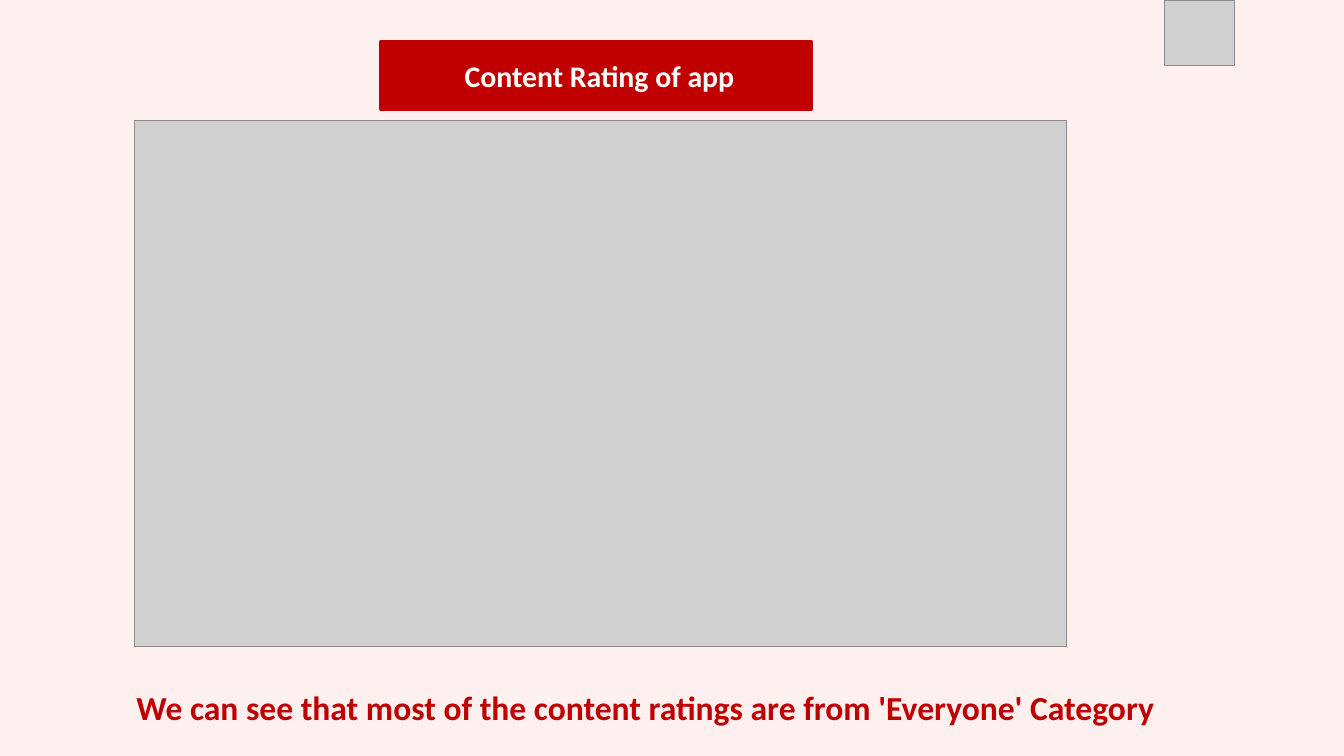
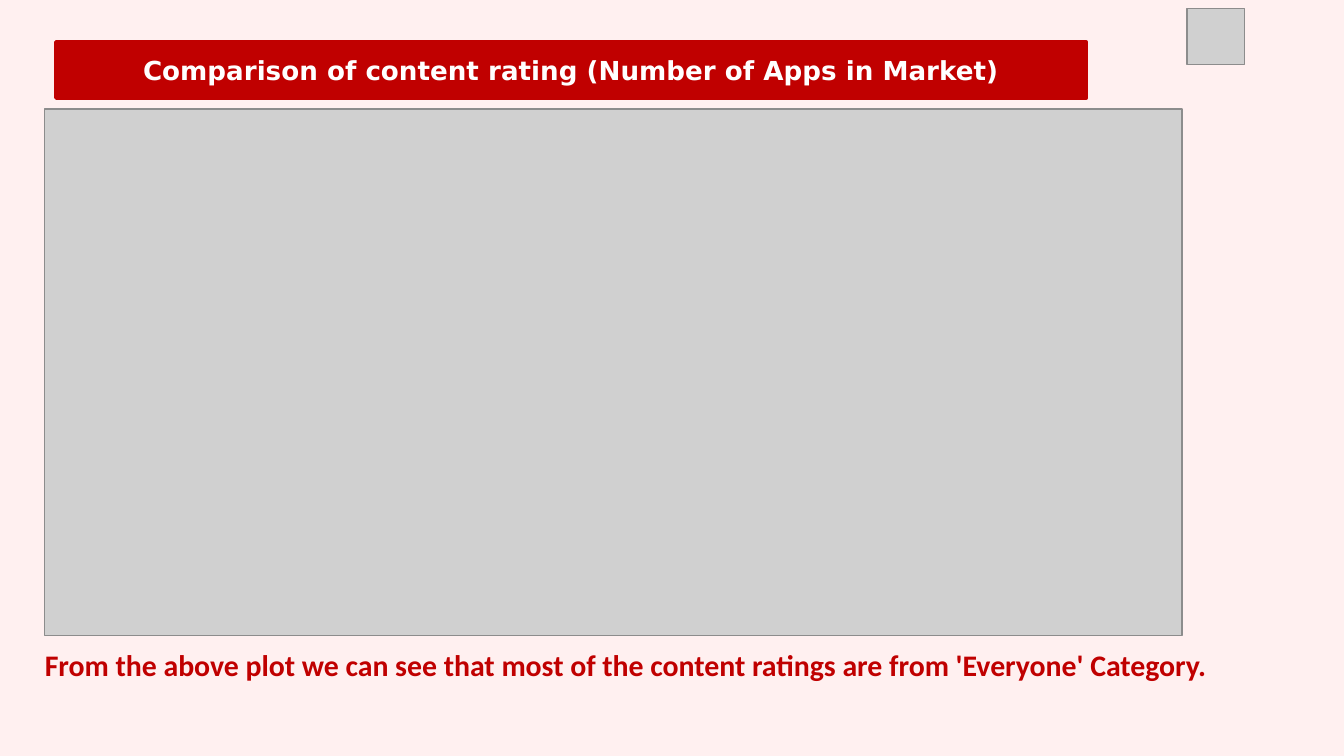
Before and after one commit to akriti0998/Play-store-data-analysis-, a slide deck: slide 19 of work of EDA Presentation.pptx (slide 14 before the commit). Drawn at 1344x756 pixels with LibreOffice and Linux fonts; fonts in the diff are those of the drawing; grey boxes stand for pictures; background and template pictures are left out. Boxes give left, top, right and bottom in pixels: in the first picture for what was removed or moved away, otherwise in the second. Text is boxed around its words. In the diff, an @@ line names an element or a change of style, - is before the commit and + after.

```diff
--- a/work of EDA Presentation.pptx
+++ b/work of EDA Presentation.pptx
@@ picture resized from (x1=1165, y1=0, x2=1235, y2=66) to (x1=1187, y1=8, x2=1245, y2=65) @@
@@ title "Comparison of content rating (Number ..." resized from (x1=380, y1=42, x2=810, y2=109) to (x1=56, y1=42, x2=1087, y2=98) @@
@@ title at (x1=143, y1=60, x2=999, y2=85): text changed; size 16 to 14 pt; font Calibri to DejaVu Sans @@
-Content Rating of app
+Comparison of content rating (Number of Apps in Market)
@@ picture resized from (x1=134, y1=121, x2=1067, y2=648) to (x1=44, y1=109, x2=1181, y2=636) @@
@@ text at (x1=45, y1=655, x2=1206, y2=681): text changed; size 18 to 16 pt @@
-We can see that most of the content ratings are from 'Everyone' Category
+From the above plot we can see that most of the content ratings are from 'Everyone' Category.
```
Also in this commit, not shown: 11 other slides changed, 18 slides added, 1 slide removed.
